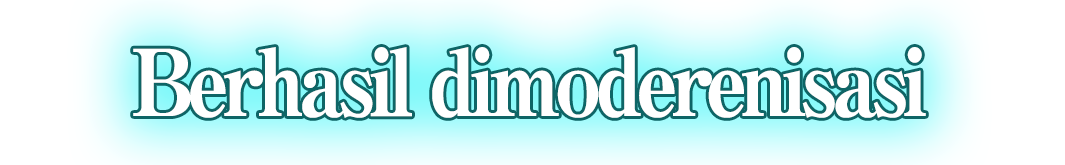
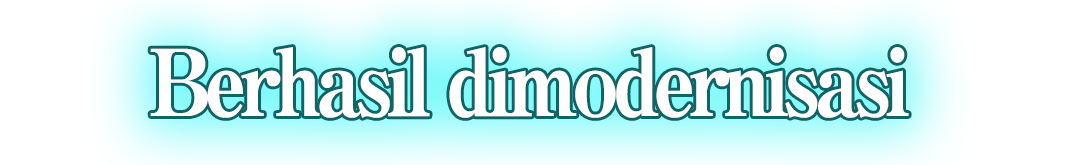
Two versions of the same layered image (1065 x 165). Layer-by-layer changes:
renamed "Berhasil dimoderenisasi" to "Berhasil dimodernisasi", painted on it over [133, 47, 926, 118]
